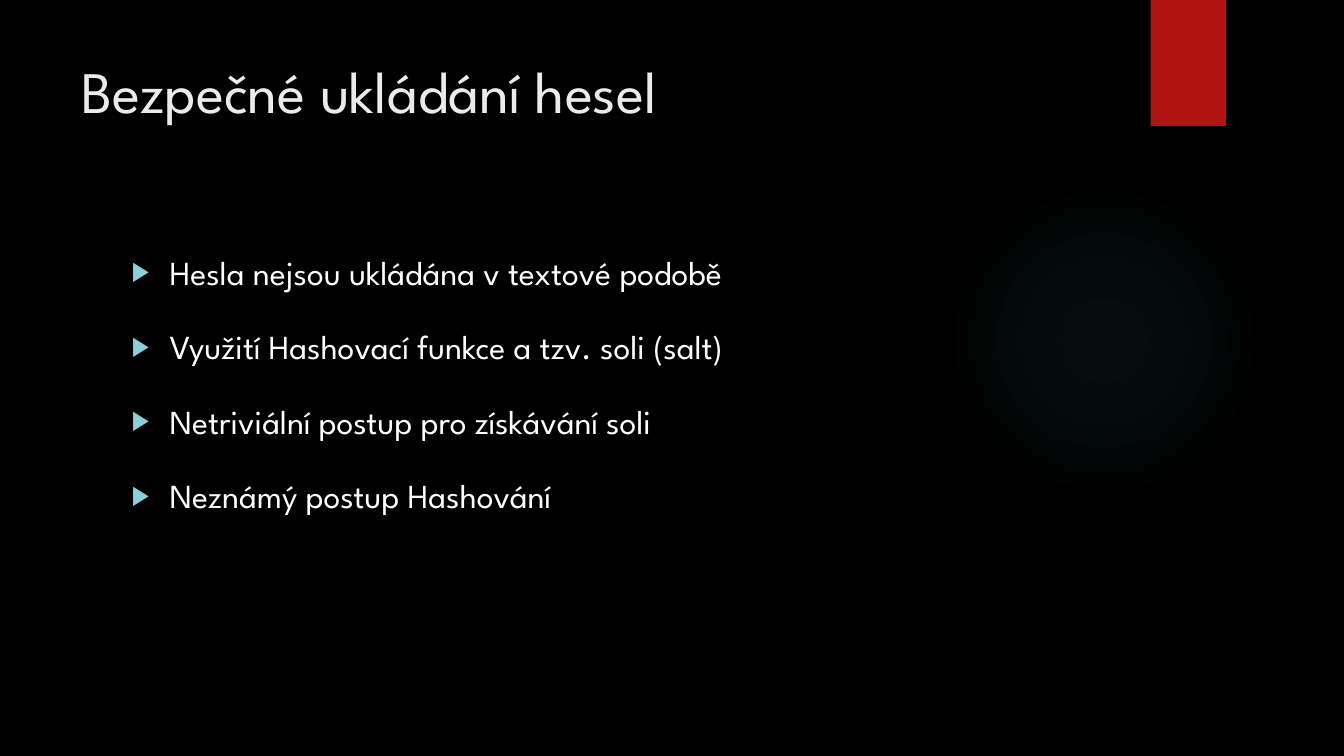
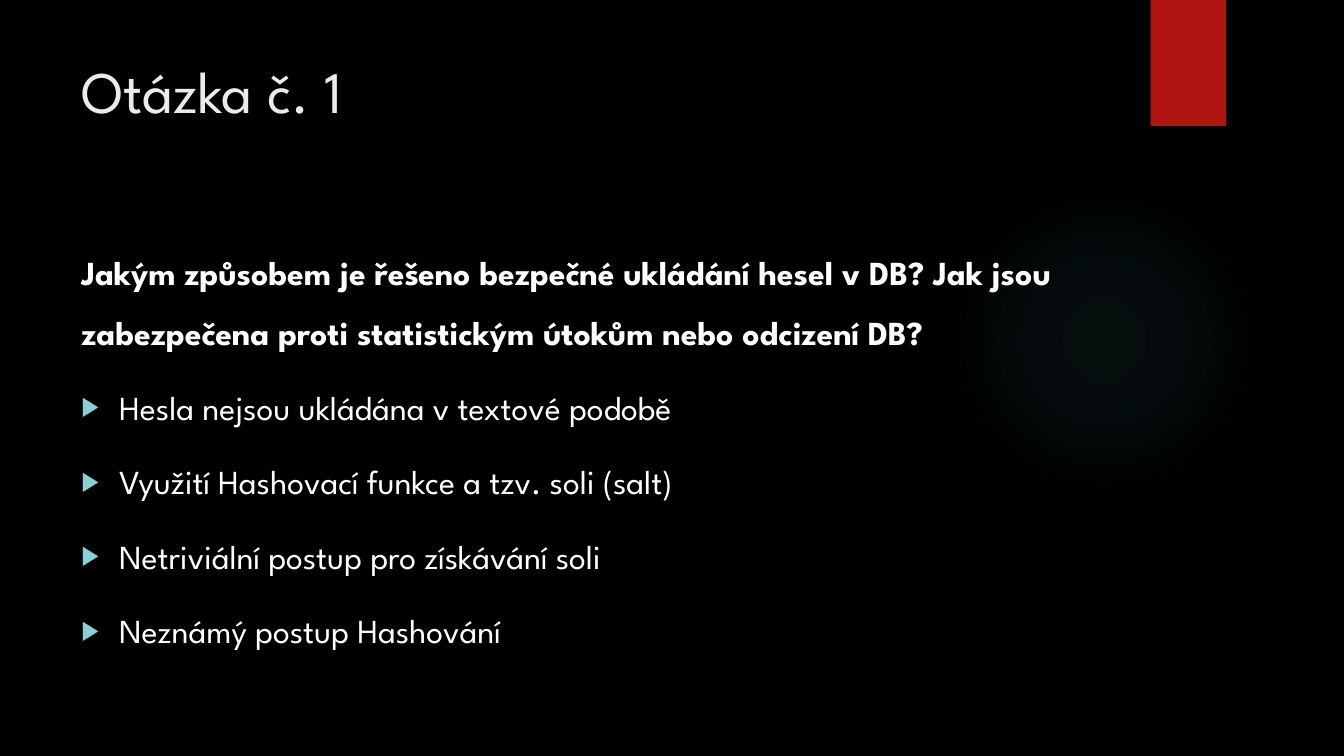
Before and after one commit to MrMilan/Diplomka, a slide deck: slide 28 of prezentace diplomka/DP_Diani.pptx. Drawn at 1344x756 pixels with LibreOffice and Linux fonts; fonts in the diff are those of the drawing; background and template pictures are left out. Boxes give left, top, right and bottom in pixels: in the first picture for what was removed or moved away, otherwise in the second. Text is boxed around its words. In the diff, an @@ line names an element or a change of style, - is before the commit and + after.

```diff
--- a/prezentace diplomka/DP_Diani.pptx
+++ b/prezentace diplomka/DP_Diani.pptx
@@ title at [81, 72, 342, 114]: text changed @@
-Bezpečné ukládání hesel
+Otázka č. 1
@@ text "Jakým způsobem je řešeno bezpečné ...": place and size @@
-text "Jakým způsobem je řešeno bezpečné ..." at [170, 262, 723, 515]
+text "Jakým způsobem je řešeno bezpečné ..." at [81, 262, 1051, 650]
@@ text at [81, 262, 1051, 352]: paragraph added @@
+Jakým způsobem je řešeno bezpečné ukládání hesel v DB? Jak jsou zabezpečena proti statistickým útokům nebo odcizení DB?
```
Also in this commit, not shown: 3 other slides changed.
